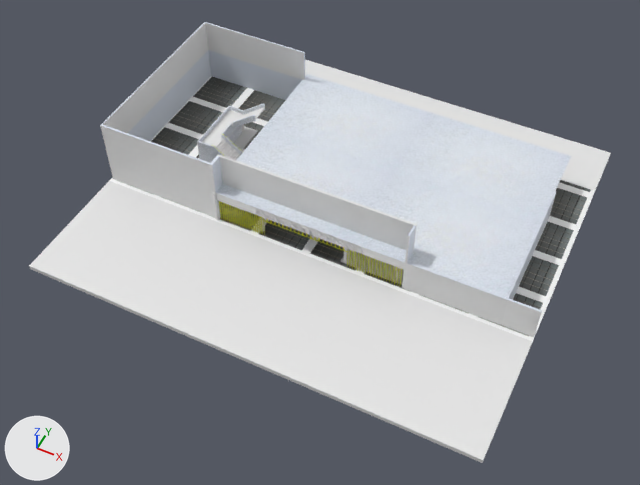
Renders of the Blender file Proyecto/configInicial/Models/SotanoA.blend from each side of a commit.
Both versions are drawn from a 50 mm lens placed at (43.5, -54.5, 70.2), pointed at (15.2, 2.2, -0.5). The lights are fixed; the arrows at lower left show +X, +Y and +Z. The picture after the commit comes second.

Before the edit, the objects in view are built like this:
```python
mat_texpared = principled_material('TexPared')
mat_texpared.base_color = (0.8, 0.8, 0.8)  # white #e7e7e7
mat_texpared.roughness = 0.384
me_cubo_007 = bpy.data.meshes.new('Cubo.007')
me_cubo_007.from_pydata(...)  # 16 vertices, 11 faces; spans x 5.5..38.3, y -0.2..0.2, z 6.0..11.8
me_cubo_010 = bpy.data.meshes.new('Cubo.010')
me_cubo_010.from_pydata(...)  # 16 vertices, 4 faces; spans x -14.7..5.5, y 0.2..31.1, z 6.0..11.9
me_cubo_010.materials.append(mat_texpared)  # white #e7e7e7
me_plano_002 = bpy.data.meshes.new('Plano.002')
me_plano_002.from_pydata(...)  # 24 vertices, 21 faces; spans x -1.0..31.4, y -1.0..21.0, z -0.2..0.0
me_plano_002.materials.append(mat_material_003)  # picture img_suelo6_jpg
ob_mural = bpy.data.objects.new('mural', me_cubo_010)
ob_mural.location = (0.0, 0.0, 0.0)
ob_mural.scale = (0.673, 0.673, 0.673)
ob_pisodentro = bpy.data.objects.new('pisoDentro', me_plano_002)
ob_pisodentro.location = (-8.6, 0.8, 0.0)
ob_pisodentro.scale = (1.53, 1.36, 2.88)
ob_ventanas = bpy.data.objects.new('ventanas', me_cubo_007)
ob_ventanas.location = (0.0, 1.5, 0.0)
ob_ventanas.scale = (0.673, 0.673, 0.673)
# also in view: 'Objeto' at (14.7, 10.6, 4.0); 'Plano' at (19.7, 11.1, 4.0); 'pared negra' at (13.1, 3.0, 4.0); 'pasto' at (14.7, 25.9, 0.0); 'Cubo.004' at (0.0, 10.1, 1.5)
```
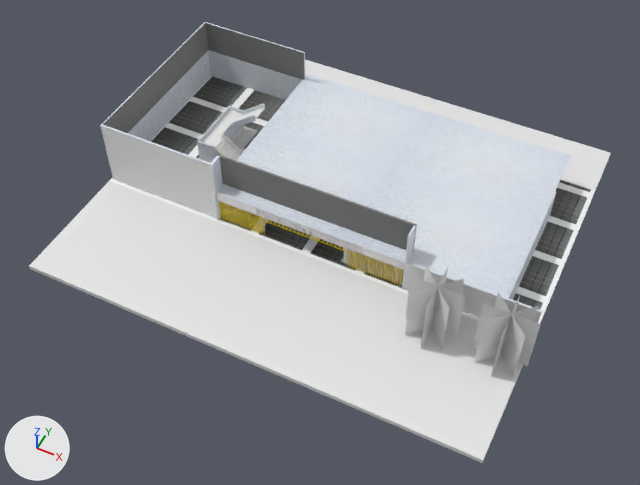
What differs and where, as boxes [x1, y1, x2, y2] in the pictures (640 x 485 px):
'mural', surface changed (white to grey)
    both: [103, 23, 305, 133]
'ventanas', recoloured (white to grey)
    both: [217, 154, 417, 251]
'arbol.003', added
    after: [474, 306, 538, 363]
'arbol', added
    after: [474, 303, 541, 366]
'arbol.006', added
    after: [405, 279, 464, 335]
'arbol.001', added
    after: [405, 276, 465, 338]
'arbol.004', added
    after: [494, 292, 525, 377]
'arbol.007', added
    after: [424, 265, 449, 349]
'arbol.005', added
    after: [421, 267, 448, 346]
'arbol.002', added
    after: [491, 293, 521, 375]

Patch to the scene script:
```diff
--- a/Proyecto/configInicial/Models/SotanoA.blend.py
+++ b/Proyecto/configInicial/Models/SotanoA.blend.py
@@ mat_texpared @@
 n0 = _N.new('ShaderNodeBsdfPrincipled'); n0.name = 'BSDF Principista'
 n1 = _N.new('ShaderNodeOutputMaterial'); n1.name = 'Material'
+n2 = _N.new('ShaderNodeTexEnvironment'); n2.name = 'Imagen de entorno'
+n2.image = img_gris_png
 _L.new(n0.outputs[0], n1.inputs[0])  # 'BSDF' to 'Surface'
+_L.new(n2.outputs[0], n0.inputs[0])  # 'Color' to 'Base Color'
@@ me_cubo_007 @@
 me_cubo_007.from_pydata(...)  # 16 vertices, 11 faces; spans x 5.5..38.3, y -0.2..0.2, z 6.0..11.8
+me_cubo_007.materials.append(mat_gris)  # picture img_gris_png
@@ me_arbol_007 @@
+me_arbol_007.from_pydata([(-0.407, -0.5, 0.0), (0.407, -0.5, 0.0), (-0.407, 0.5, 0.0), (0.407, 0.5, 0.0)], [], [(0, 1, 3, 2)])
+me_arbol_007.materials.append(mat_arbol_006)  # its picture is missing
@@ me_arbol_006 @@
+me_arbol_006.from_pydata([(-0.407, -0.5, 0.0), (0.407, -0.5, 0.0), (-0.407, 0.5, 0.0), (0.407, 0.5, 0.0)], [], [(0, 1, 3, 2)])
+me_arbol_006.materials.append(mat_arbol_005)  # its picture is missing
@@ me_arbol_005 @@
+me_arbol_005.from_pydata([(-0.407, -0.5, 0.0), (0.407, -0.5, 0.0), (-0.407, 0.5, 0.0), (0.407, 0.5, 0.0)], [], [(0, 1, 3, 2)])
+me_arbol_005.materials.append(mat_arbol_004)  # its picture is missing
@@ me_arbol_001 @@
+me_arbol_001.from_pydata([(-0.407, -0.5, 0.0), (0.407, -0.5, 0.0), (-0.407, 0.5, 0.0), (0.407, 0.5, 0.0)], [], [(0, 1, 3, 2)])
+me_arbol_001.materials.append(mat_arbol)  # its picture is missing
@@ me_arbol_004 @@
+me_arbol_004.from_pydata([(-0.407, -0.5, 0.0), (0.407, -0.5, 0.0), (-0.407, 0.5, 0.0), (0.407, 0.5, 0.0)], [], [(0, 1, 3, 2)])
+me_arbol_004.materials.append(mat_arbol_003)  # its picture is missing
@@ me_arbol_003 @@
+me_arbol_003.from_pydata([(-0.407, -0.5, 0.0), (0.407, -0.5, 0.0), (-0.407, 0.5, 0.0), (0.407, 0.5, 0.0)], [], [(0, 1, 3, 2)])
+me_arbol_003.materials.append(mat_arbol_002)  # its picture is missing
@@ me_arbol_002 @@
+me_arbol_002.from_pydata([(-0.407, -0.5, 0.0), (0.407, -0.5, 0.0), (-0.407, 0.5, 0.0), (0.407, 0.5, 0.0)], [], [(0, 1, 3, 2)])
+me_arbol_002.materials.append(mat_arbol_001)  # its picture is missing
@@ me_arbol @@
+me_arbol.from_pydata([(-0.407, -0.5, 0.0), (0.407, -0.5, 0.0), (-0.407, 0.5, 0.0), (0.407, 0.5, 0.0)], [], [(0, 1, 3, 2)])
+me_arbol.materials.append(mat_arbol)  # its picture is missing
@@ ob_arbol_007 @@
+ob_arbol_007 = bpy.data.objects.new('arbol.007', me_arbol_007)
+ob_arbol_007.location = (30.1, -3.5, 3.2)
+ob_arbol_007.rotation_euler = (1.571, 0.0, -0.785)  # degrees (90, 0, -45)
+ob_arbol_007.scale = (6.65, 6.65, 6.65)
@@ ob_arbol_006 @@
+ob_arbol_006 = bpy.data.objects.new('arbol.006', me_arbol_006)
+ob_arbol_006.location = (30.1, -3.5, 3.2)
+ob_arbol_006.rotation_euler = (1.571, 0.0, 0.785)  # degrees (90, 0, 45)
+ob_arbol_006.scale = (6.65, 6.65, 6.65)
@@ ob_arbol_005 @@
+ob_arbol_005 = bpy.data.objects.new('arbol.005', me_arbol_005)
+ob_arbol_005.location = (30.1, -3.5, 3.2)
+ob_arbol_005.rotation_euler = (1.571, 0.0, 1.571)  # degrees (90, 0, 90)
+ob_arbol_005.scale = (6.65, 6.65, 6.65)
@@ ob_arbol_001 @@
+ob_arbol_001 = bpy.data.objects.new('arbol.001', me_arbol_001)
+ob_arbol_001.location = (30.1, -3.5, 3.2)
+ob_arbol_001.rotation_euler = (1.571, 0.0, 0.0)  # degrees (90, 0, 0)
+ob_arbol_001.scale = (6.65, 6.65, 6.65)
@@ ob_arbol_004 @@
+ob_arbol_004 = bpy.data.objects.new('arbol.004', me_arbol_004)
+ob_arbol_004.location = (37.2, -3.5, 3.2)
+ob_arbol_004.rotation_euler = (1.571, 0.0, -0.785)  # degrees (90, 0, -45)
+ob_arbol_004.scale = (6.65, 6.65, 6.65)
@@ ob_arbol_003 @@
+ob_arbol_003 = bpy.data.objects.new('arbol.003', me_arbol_003)
+ob_arbol_003.location = (37.2, -3.5, 3.2)
+ob_arbol_003.rotation_euler = (1.571, 0.0, 0.785)  # degrees (90, 0, 45)
+ob_arbol_003.scale = (6.65, 6.65, 6.65)
@@ ob_arbol_002 @@
+ob_arbol_002 = bpy.data.objects.new('arbol.002', me_arbol_002)
+ob_arbol_002.location = (37.2, -3.5, 3.2)
+ob_arbol_002.rotation_euler = (1.571, 0.0, 1.571)  # degrees (90, 0, 90)
+ob_arbol_002.scale = (6.65, 6.65, 6.65)
@@ ob_arbol @@
+ob_arbol = bpy.data.objects.new('arbol', me_arbol)
+ob_arbol.location = (37.2, -3.5, 3.2)
+ob_arbol.rotation_euler = (1.571, 0.0, 0.0)  # degrees (90, 0, 0)
+ob_arbol.scale = (6.65, 6.65, 6.65)
```
